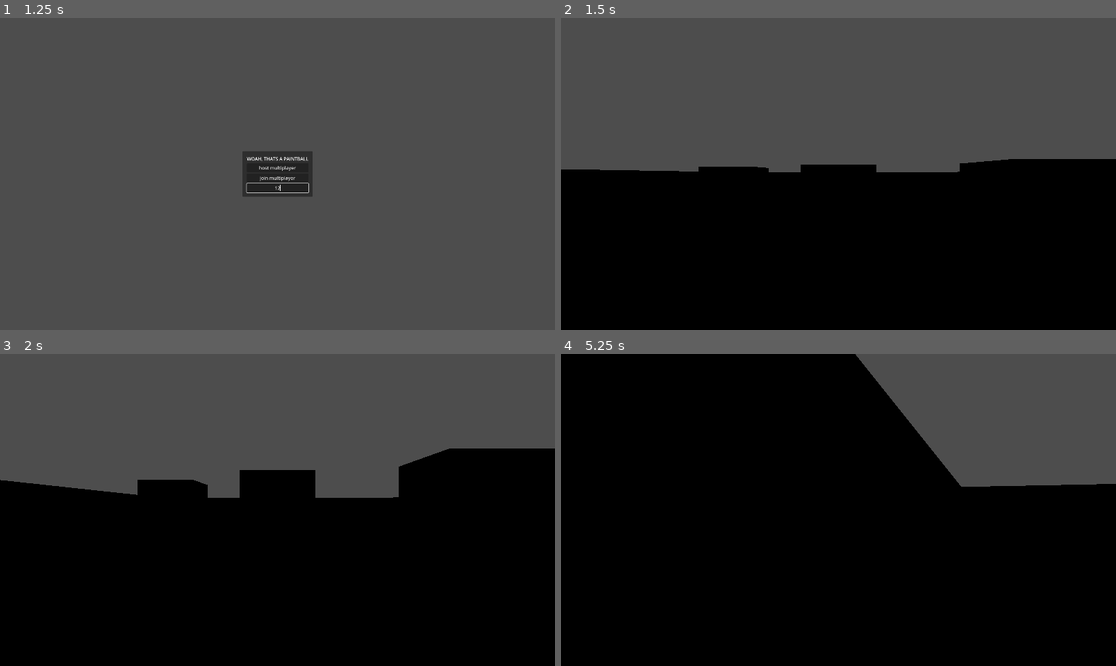
Above: before the commit, frames 1-4 (two rows, left to right).
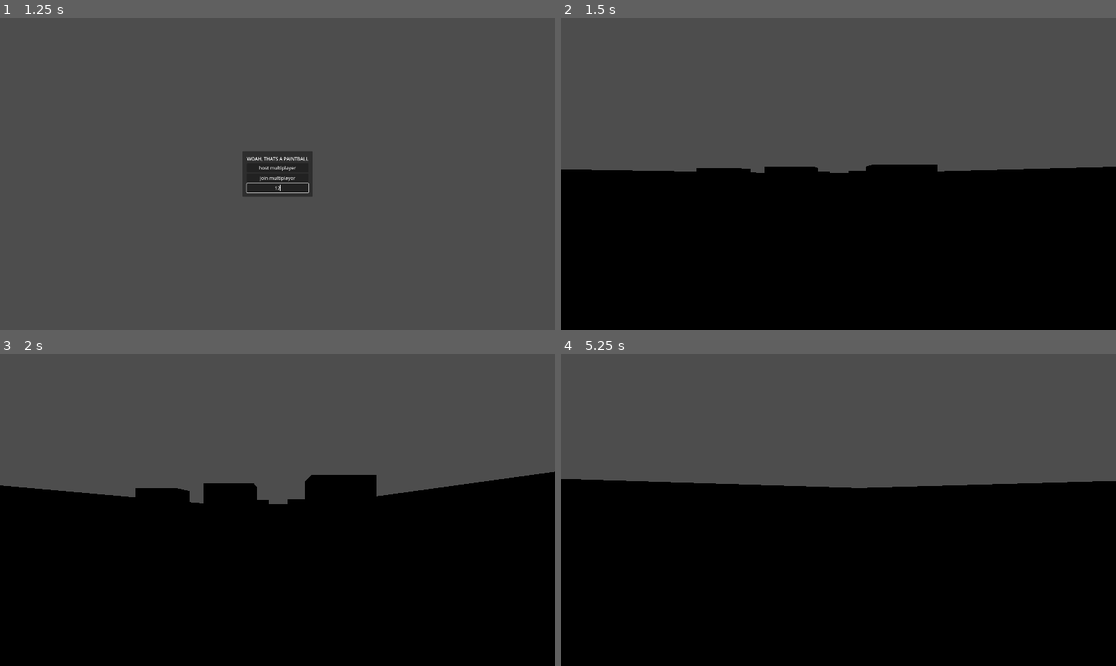
Above: after the commit, the same moments.

Repository: Monkeytonk115/godot-paintball
Game: Godot game, scene res://scenes/main.tscn
Same seed, same stepped clock (60 frames per second), same inputs: the game is played once before the commit and once after it.
Inputs (mouse positions are in pixels of both pictures, inside the frame that each line leads up to):
- Up to frame 1 (1.25 s): click (277, 186) at 0.52 s; type "12" at 0.6 s
- Up to frame 2 (1.5 s): click "host multiplayer" at 1.25 s
- Up to frame 3 (2 s): no input
- Up to frame 4 (5.25 s): move the mouse to (866, 510) at 2.02 s; hold W (forward) from 2.03 s (still down); tap Space (jump) at 2.27, 3.02, 4.52 s; move the mouse to (810, 510) at 2.77 s; move the mouse to (849, 503) at 3.52 s; move the mouse to (832, 516) at 4.27 s; move the mouse to (877, 513) at 5.02 s

Frame 1 is identical in both runs. In frame 2, 1.5% of the frame differs, in the area x 5-100%, y 45-50%; in frame 3, 5.7%; in frame 4, 26%, in the area x 0-100%, y 0-43%.

Commit message:
spawn points

Diff:
--- a/scenes/arena_1.tscn
+++ b/scenes/arena_1.tscn
@@ -143,6 +143,13 @@
 transform = Transform3D(1, 0, 0, 0, 1, 0, 0, 0, 1, 0, 0.972285, -8.64457)
 
 [node name="spawnPoint" type="Marker3D" parent="purpleSpawn" index="0"]
+transform = Transform3D(-1, 0, -8.74228e-08, 0, 1, 0, 8.74228e-08, 0, -1, 0, 0, 0)
+
+[node name="spawnPoint2" type="Marker3D" parent="purpleSpawn" index="1"]
+transform = Transform3D(-1, 0, -8.74228e-08, 0, 1, 0, 8.74228e-08, 0, -1, -1.95642, 0, 0)
+
+[node name="spawnPoint3" type="Marker3D" parent="purpleSpawn" index="2"]
+transform = Transform3D(-1, 0, -8.74228e-08, 0, 1, 0, 8.74228e-08, 0, -1, 1.19862, 0, 0)
 
 [node name="greenSpawn" type="Node3D" parent="." index="11"]
 transform = Transform3D(1, 0, 0, 0, 1, 0, 0, 0, 1, -0.0423163, 0.796762, 8.55018)
--- a/scenes/main.gd
+++ b/scenes/main.gd
@@ -1,6 +1,7 @@
 extends Node3D
 
 const arena = preload("res://scenes/arena_1.tscn")
+const arena2 = preload("res://models/arena_2.glb")
 const player = preload("res://scenes/player.tscn")
 const gun = preload("res://scenes/paintgun.tscn")
 
@@ -36,7 +37,8 @@
 	print("add player ", peer_id)
 	var new_player = player.instantiate()
 	new_player.set_name(str(peer_id))
-	new_player.position = Vector3(0, 1, 0)
+	var spawnPoint = new_arena.find_child("purpleSpawn").get_children().pick_random()
+	new_player.global_transform = spawnPoint.global_transform
 	add_child(new_player)
 
 
